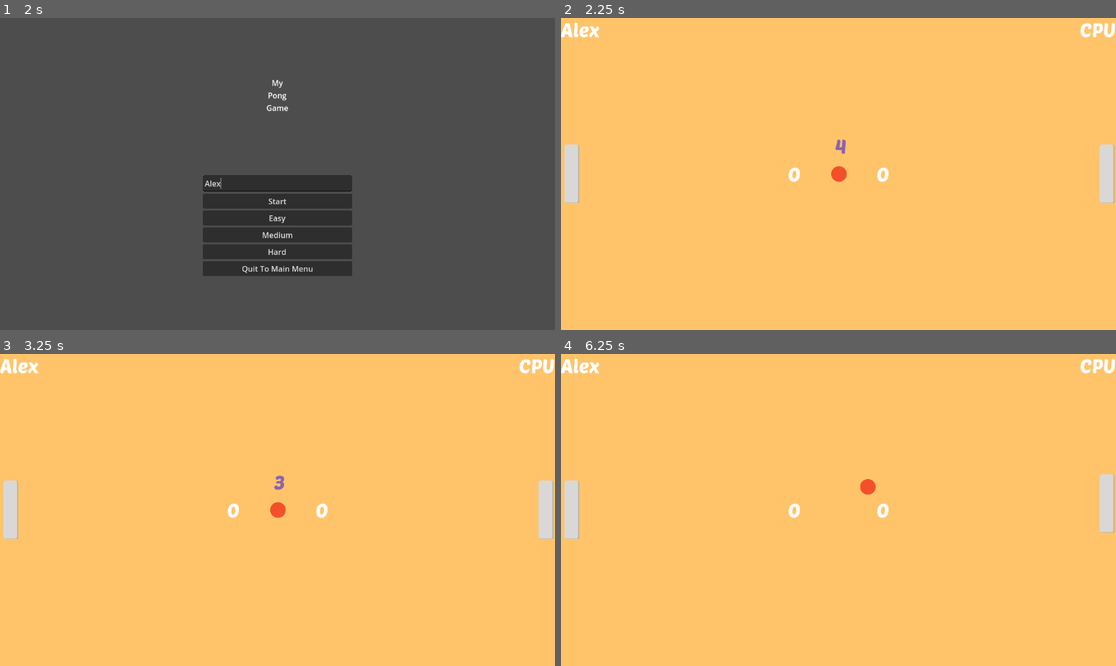
Above: before the commit, frames 1-4 (two rows, left to right).
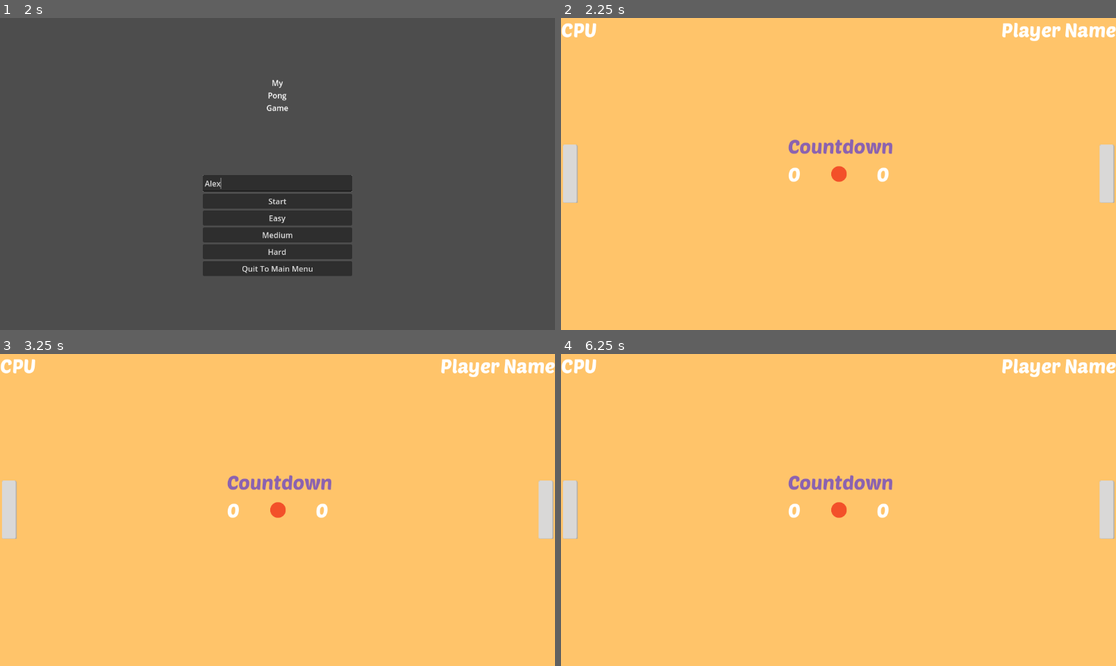
Above: after the commit, the same moments.

Repository: catarinaflores/Pong_CatarinaCosta
Game: Godot game, scene res://main_menu/main_menu.tscn
Two runs of this game, one before a commit and one after it. Both use one fixed random seed, a clock stepped at 60 frames per second and the inputs below.
Inputs (mouse positions are in pixels of both pictures, inside the frame that each line leads up to):
- Up to frame 1 (2 s): click "Singleplayer" at 0.5 s; click (277, 183) at 1.27 s; type "Alex" at 1.35 s
- Up to frame 2 (2.25 s): click "Start" at 2 s
- Up to frame 3 (3.25 s): tap Enter at 2.75 s; hold W (cima) from 2.78 s (still down)
- Up to frame 4 (6.25 s): tap Space at 3.5, 5.75 s; release W (cima) at 3.53 s; hold S (baixo) 3.53-4.28 s; hold W (cima) 4.28-5.78 s; tap Enter at 5 s; hold S (baixo) from 5.78 s (still down)

Frame 1 is identical in both runs. In frame 2, 1.4% of the frame differs, in the area x 0-100%, y 1-60%; in frame 3, 1.4%; in frame 4, 1.6%.
Error after the commit: Parse Error: Could not parse global class "Ball" from "res://ball/ball.gd". (res://level/level.gd:8)

Commit message:
5 score quit added

Diff:
--- a/ball/ball.gd
+++ b/ball/ball.gd
@@ -7,10 +7,10 @@
 
 func _physics_process(delta: float) -> void:
 	var collision := move_and_collide(velocity * delta)
-
 	if collision:
-		velocity = 2 * velocity.bounce(collision.get_normal())
+		velocity = velocity.bounce(collision.get_normal()) * 50
 		collision_sound.play()
+		if collision.
 
 func stop_moving() -> void:
 	velocity = Vector2.ZERO
--- a/level/level.gd
+++ b/level/level.gd
@@ -10,6 +10,7 @@
 @onready var countdown_label: Label = %CountdownLabel
 @onready var score_sound: AudioStreamPlayer = %ScoreSound
 @onready var player_name: Label = %PlayerName
+@onready var wall_top: CollisionShape2D = %WallTop
 
 
 func _ready() -> void:
@@ -25,6 +26,8 @@
 	countdown_label.show()
 	opponent_score += 1
 	opponent_label.text = str(opponent_score)
+	if opponent_score == 5:
+		get_tree().quit()
 	score_sound.play()
 
 
@@ -35,6 +38,8 @@
 	countdown_label.show()
 	player_score += 1
 	player_label.text = str(player_score)
+	if player_score == 5:
+		get_tree().quit()
 	score_sound.play()
 
 
--- a/level/level.tscn
+++ b/level/level.tscn
@@ -80,25 +80,25 @@
 
 [node name="PlayerName" type="Label" parent="."]
 unique_name_in_owner = true
-offset_right = 231.0
-offset_bottom = 51.0
-text = "Player Name"
-label_settings = SubResource("LabelSettings_haej8")
-
-[node name="CPU" type="Label" parent="."]
-unique_name_in_owner = true
 anchors_preset = 1
 anchor_left = 1.0
 anchor_right = 1.0
 offset_left = -239.0
 offset_bottom = 51.0
 grow_horizontal = 0
-text = "CPU"
+text = "Player Name"
 label_settings = SubResource("LabelSettings_haej8")
 horizontal_alignment = 2
 
+[node name="CPU" type="Label" parent="."]
+unique_name_in_owner = true
+offset_right = 84.0
+offset_bottom = 51.0
+text = "CPU"
+label_settings = SubResource("LabelSettings_haej8")
+
 [node name="PlayerPaddle" parent="." instance=ExtResource("1_jxbcf")]
-position = Vector2(23, 324)
+position = Vector2(1134, 324)
 
 [node name="StaticBody2D" type="StaticBody2D" parent="."]
 
@@ -111,7 +111,7 @@
 shape = SubResource("RectangleShape2D_0vy4x")
 
 [node name="OpponentPadle" parent="." node_paths=PackedStringArray("ball") instance=ExtResource("2_tpio4")]
-position = Vector2(1134, 324)
+position = Vector2(20, 324)
 ball = NodePath("../Ball")
 
 [node name="Ball" parent="." instance=ExtResource("3_8x0at")]
--- a/multiplayer_level/multiplayer_level.tscn
+++ b/multiplayer_level/multiplayer_level.tscn
@@ -80,29 +80,29 @@
 
 [node name="PlayerName" type="Label" parent="."]
 unique_name_in_owner = true
-offset_right = 231.0
-offset_bottom = 51.0
-text = "Player Name"
-label_settings = SubResource("LabelSettings_haej8")
-
-[node name="PlayerName2" type="Label" parent="."]
-unique_name_in_owner = true
 anchors_preset = 1
 anchor_left = 1.0
 anchor_right = 1.0
 offset_left = -239.0
 offset_bottom = 51.0
 grow_horizontal = 0
+text = "Player Name"
+label_settings = SubResource("LabelSettings_haej8")
+horizontal_alignment = 2
+
+[node name="PlayerName2" type="Label" parent="."]
+unique_name_in_owner = true
+offset_right = 271.0
+offset_bottom = 51.0
 size_flags_horizontal = 10
 text = "Player 2 Name"
 label_settings = SubResource("LabelSettings_haej8")
-horizontal_alignment = 2
 
 [node name="PlayerPaddle" parent="." instance=ExtResource("3_l7eug")]
-position = Vector2(23, 324)
+position = Vector2(1127, 324)
 
 [node name="PlayerPaddle2" parent="." instance=ExtResource("4_0nb2e")]
-position = Vector2(1130, 324)
+position = Vector2(20, 324)
 
 [node name="StaticBody2D" type="StaticBody2D" parent="."]
 
